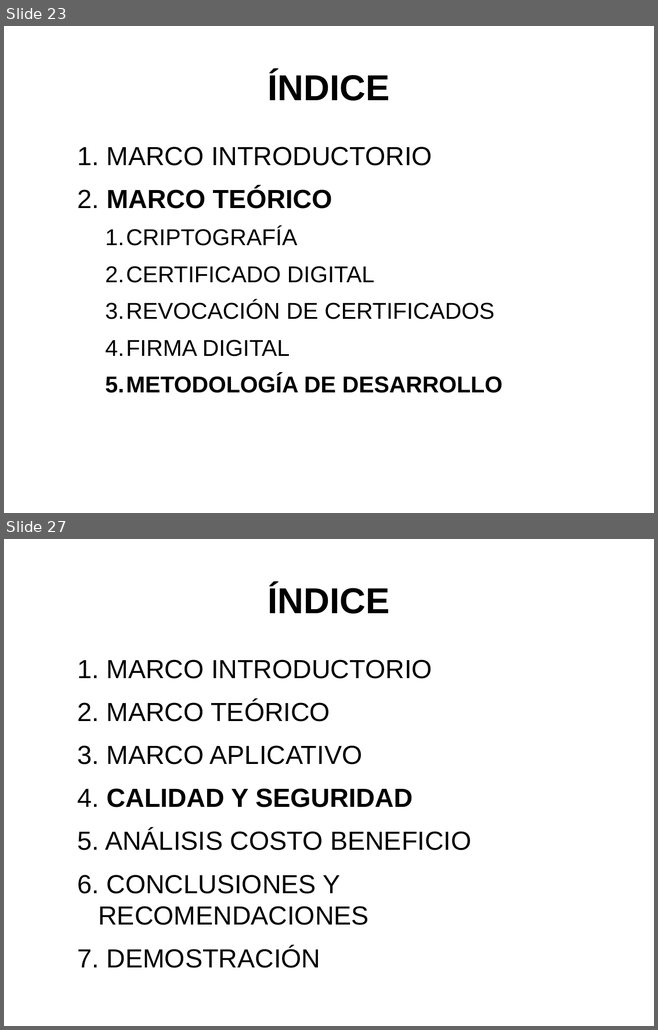
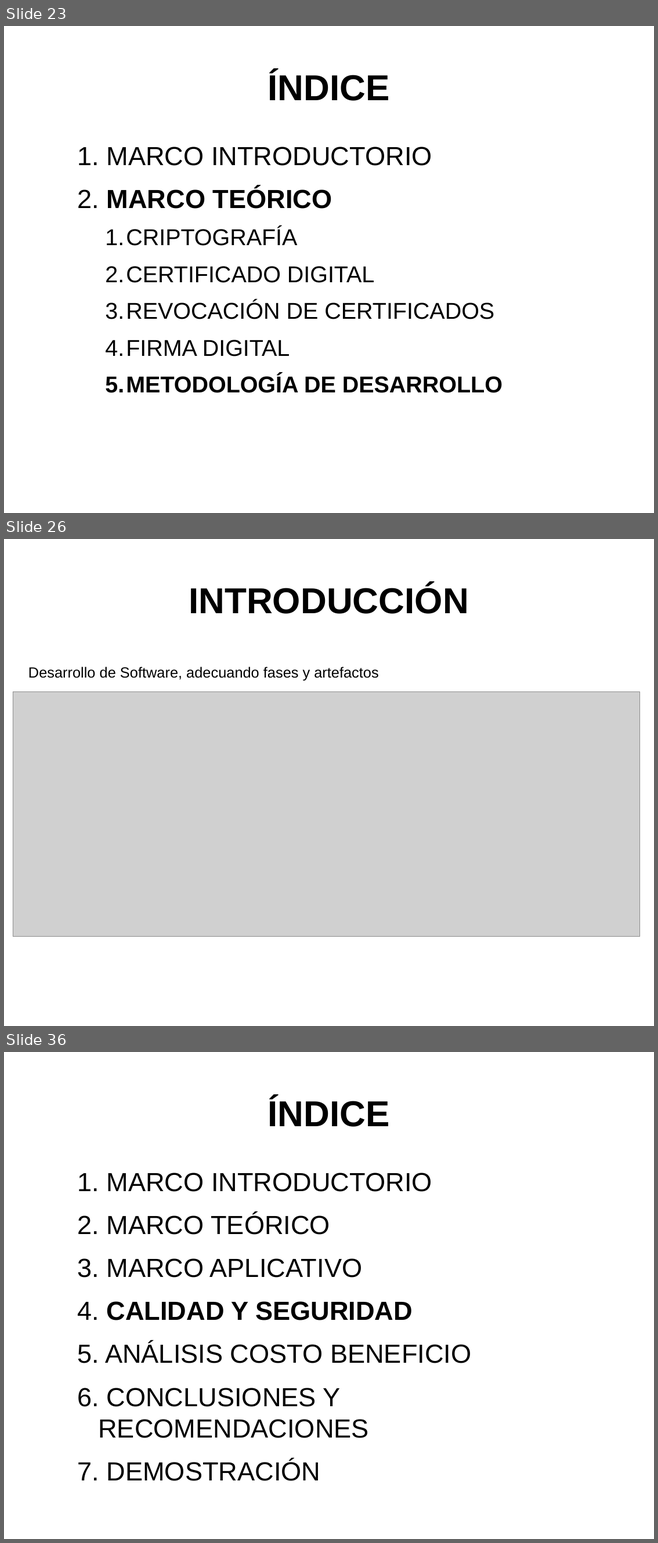
Before and after one commit to artmint/proyectoG, a slide deck: PRESENTACION - PROYECTO.odp. Shown one above the other, each under a label of ours: slides 23 and 27 before the commit, slides 23, 26 and 36 after it; the slides between them are not shown. The pictures are 658x1030 and 658x1543 pixels, drawn with LibreOffice and Linux fonts; fonts in the diff are those of the drawing; grey boxes stand for pictures. Boxes give left, top, right and bottom in pixels: in the first picture for what was removed or moved away, otherwise in the second. Text is boxed around its words. In the diff, an @@ line names an element or a change of style, - is before the commit and + after.

```diff
--- a/PRESENTACION - PROYECTO.odp
+++ b/PRESENTACION - PROYECTO.odp
@@ slide 26 added at (4,539,654,1026), background #FFFFFF @@
@@ title added at (188,584,469,614), 44 pt, text #000000, bold @@
+INTRODUCCIÓN
@@ text added at (28,667,378,681), 18 pt, text #000000 @@
+Desarrollo de Software, adecuando fases y artefactos
@@ picture added at (13,692,640,937) @@
@@ what was slide 27 is now slide 36 @@
```
Also in this commit, not shown: 6 slides changed, 15 other slides added, 2 slides removed, 21 other files.
